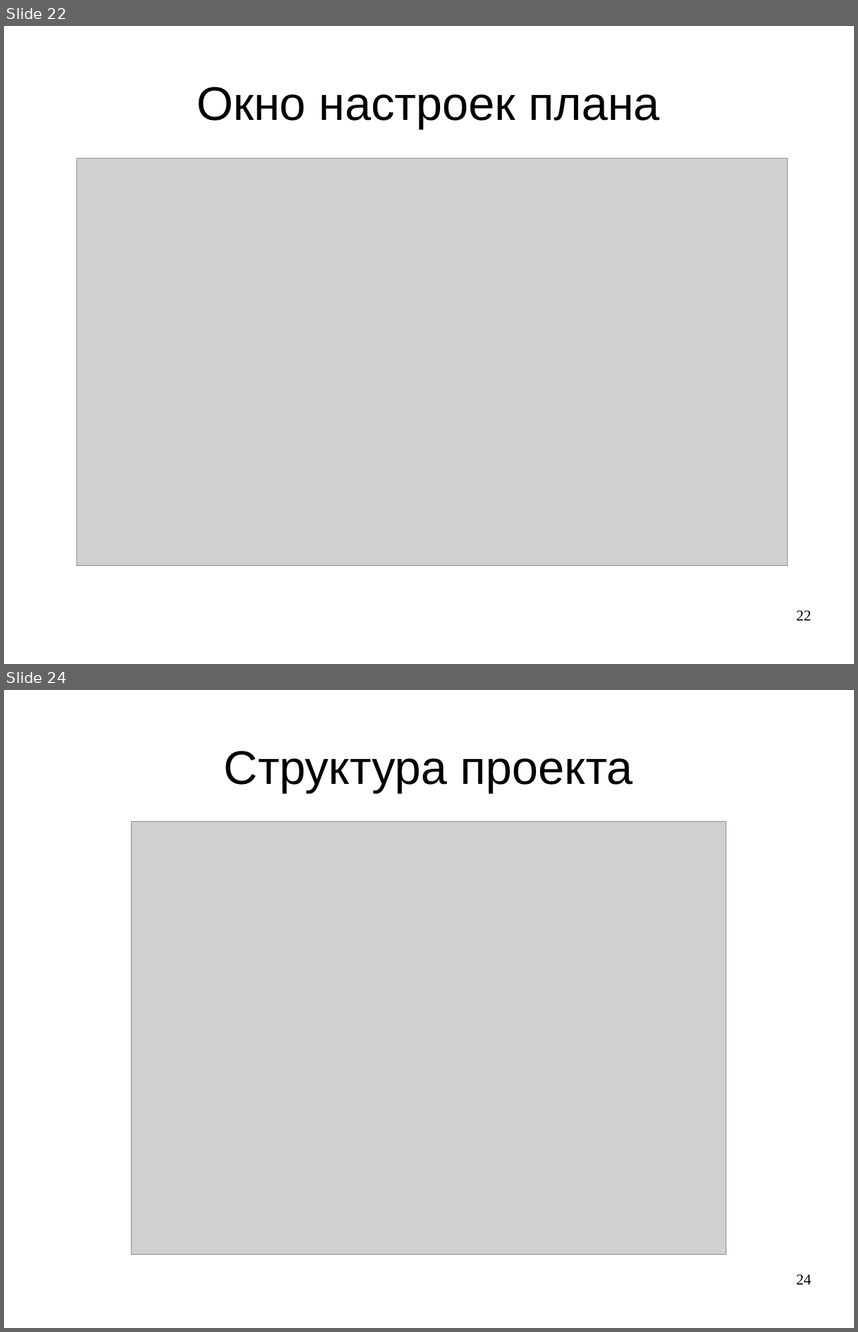
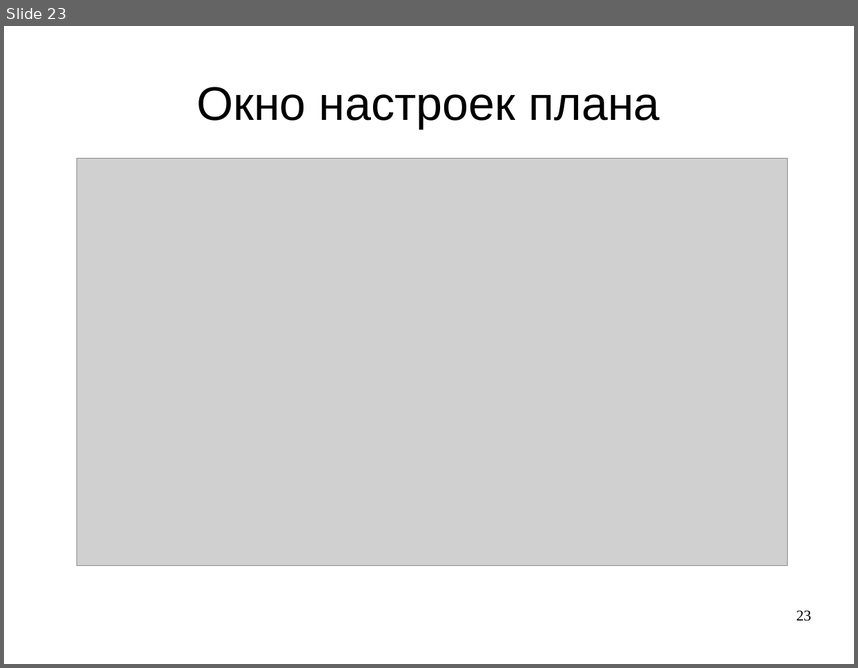
Before and after one commit to LilyTs/Diplom, a slide deck: Цаплина_(Дипломная).ppt. Shown one above the other, each under a label of ours: slides 22 and 24 before the commit, slide 23 after it; the slides between them are not shown. The pictures are 858x1332 and 858x668 pixels, drawn with LibreOffice and Linux fonts; fonts in the diff are those of the drawing; grey boxes stand for pictures. Boxes give left, top, right and bottom in pixels: in the first picture for what was removed or moved away, otherwise in the second. Text is boxed around its words. In the diff, an @@ line names an element or a change of style, - is before the commit and + after.

```diff
--- a/Цаплина_(Дипломная).ppt
+++ b/Цаплина_(Дипломная).ppt
@@ slide 24 removed at [4, 690, 854, 1328], background #FFFFFF @@
@@ title removed at [224, 751, 633, 793] @@
-Структура проекта
@@ picture removed at [131, 822, 727, 1254] @@
@@ page number removed at [796, 1274, 811, 1284] @@
-24
@@ what was slide 22 is now slide 23 @@
@@ page number at [796, 610, 811, 621]: text changed @@
-22
+23
```
Also in this commit, not shown: 9 slides changed, 19 slides added, 4 other slides removed, 3 other files.
